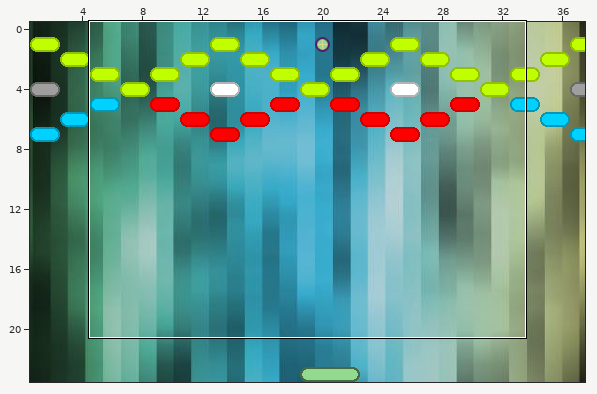
An edit to a level. Tiled map, Impact/resources/levels/0001.tmx. The picture above shows the old version from afar; the outline marks the close-up.
Close-up. As it was:
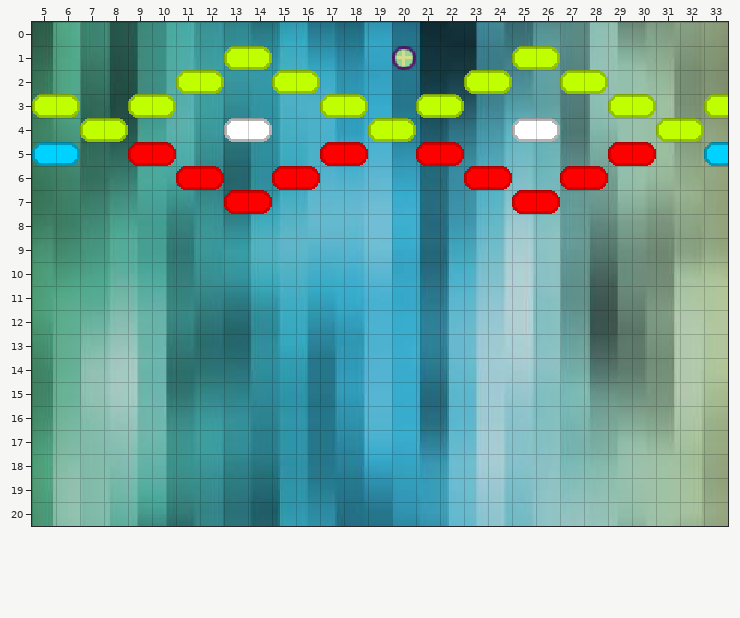
Cells are 16x16 px. Shown: x 5..33, y 0..20.
After the commit:
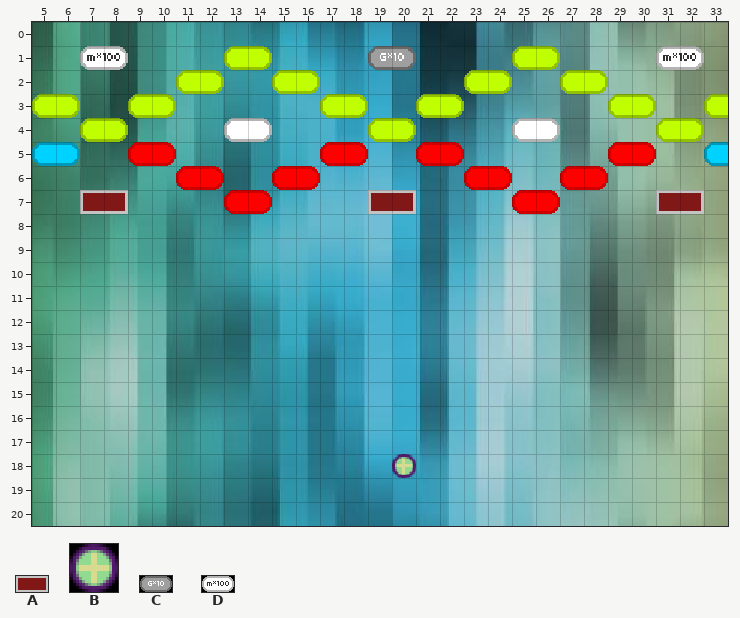
Key: from "Default": A 7 "brick", B 8 "Ball", C 9 "g-by-10-block", D 10 "m-by-100-block".
_ is an empty cell.
Edits made:
Layer "Tile Layer":
Tile A now appears in row 7 at x 7, 19 and 31.
Tile B now appears in row 18 at x 20.
Tile C now appears in row 1 at x 19.
Tile D now appears in row 1 at x 7 and 31.
Tile B is gone in row 1 at x 20.
